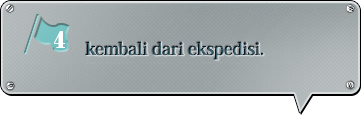
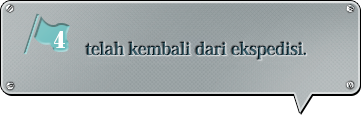
Layer changes from the first 361 x 115 image to the second:
renamed "kembali dari ekspedisi." to "telah kembali dari ekspedisi.", painted on it over <box>85,41,307,60</box>
